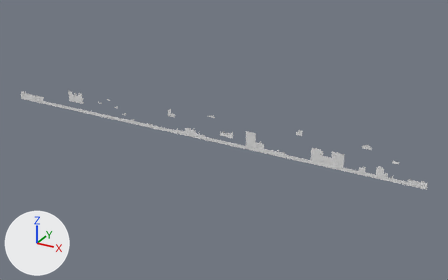
A saved change to the OBJ model Assets/Tiled2Unity/Meshes/map_scifi.obj.
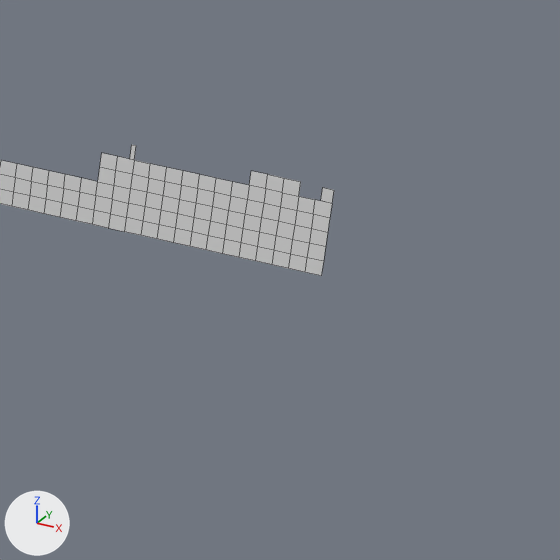
Each version appears first whole from a 50 mm lens placed at (8068.0, -53615.0, 23473.0), pointed at (-22018.0, 1087.0, -3878.0), and next in a close-up on the part from 89% to 100% of the width and 59% to 76% of the height. Arrows for +X, +Y and +Z are at lower left; the lights stay in place. The close-ups show mesh edges as thin lines. Where no turn or scale is listed for an object, it has been applied to the vertices.

In view in the first close-up: 'map_scifi'.
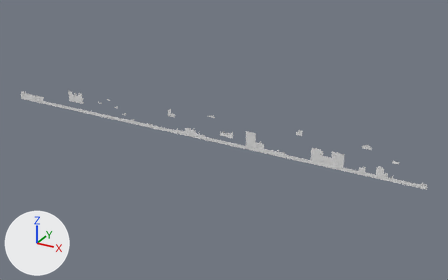
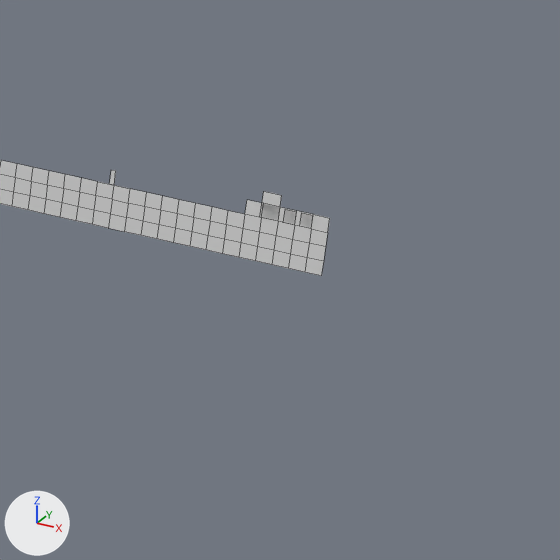
Location of each change, [x1, y1, x2, y2] in pixels of the close-ups (560 x 560 px):
```json
{"object": "map_scifi", "change": "reshaped", "before": [0, 145, 334, 276], "after": [0, 160, 330, 276]}
{"part": 1, "of": "me_map_scifi", "change": "cut back", "before": [98, 145, 334, 218], "after": [110, 170, 313, 228]}
```

Scene script edits in JSON lines:
```json
{"block": "me_map_scifi", "where": "# used by ob_map_scifi; location = (0.0, 0.0, 0.0)"}
{"op": "remove", "block": "me_map_scifi", "code": "me_map_scifi.from_pydata(...)  # 3051 vertices, 2311 faces; spans x -51200.0..0.0, y 0.0, z -3840.0..-383.0"}
{"op": "add", "block": "me_map_scifi", "code": "me_map_scifi.from_pydata(...)  # 3029 vertices, 2287 faces; spans x -51200.0..0.0, y 0.0, z -3840.0..-383.0"}
{"block": "me_map_scifi", "change": "me_map_scifi part 1"}
{"block": "me_map_scifi", "change": "34 vertices are removed from x -1792.0..0.0, y 0.0, z -3328.0..-3071.0"}
{"block": "me_map_scifi", "change": "28 faces are deleted"}
{"block": "me_map_scifi", "change": "12 vertices are added at x -1700.0..-128.0, y 0.0, z -3456.0..-3224.0"}
{"block": "me_map_scifi", "change": "4 new faces join them"}
```
